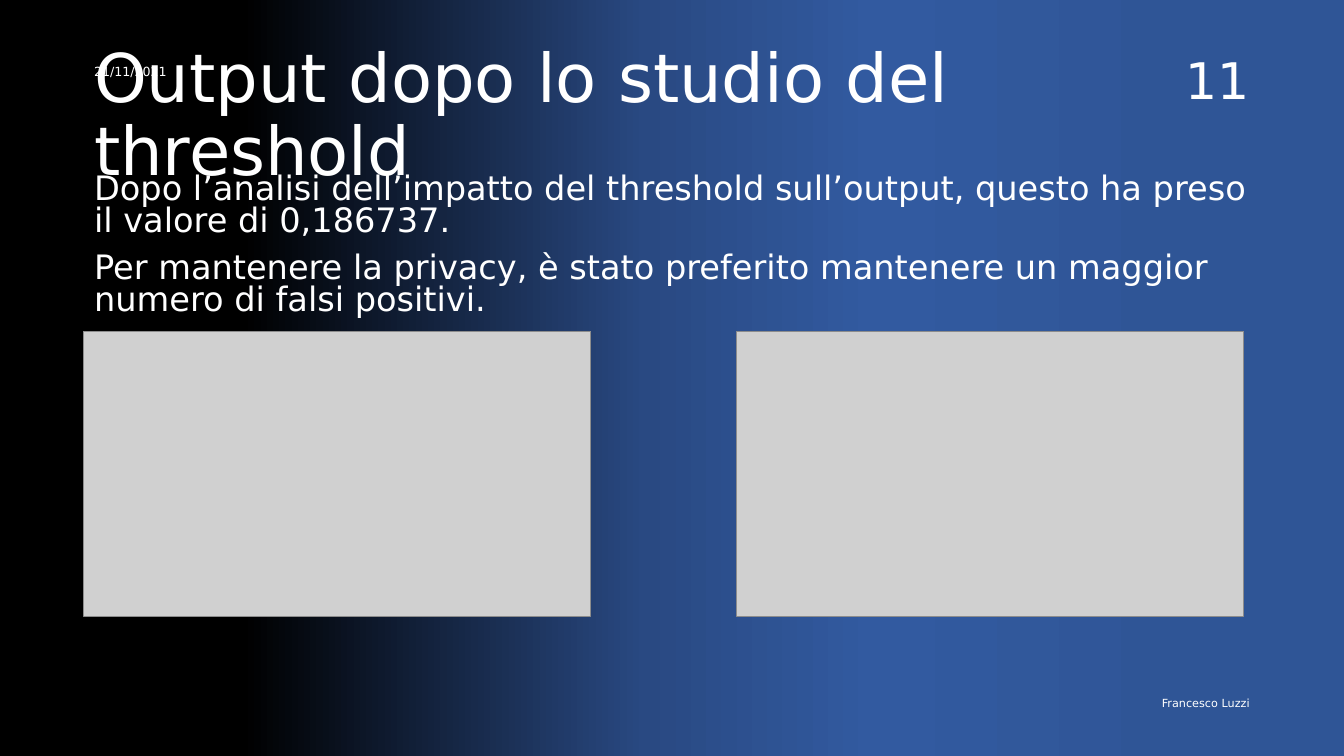
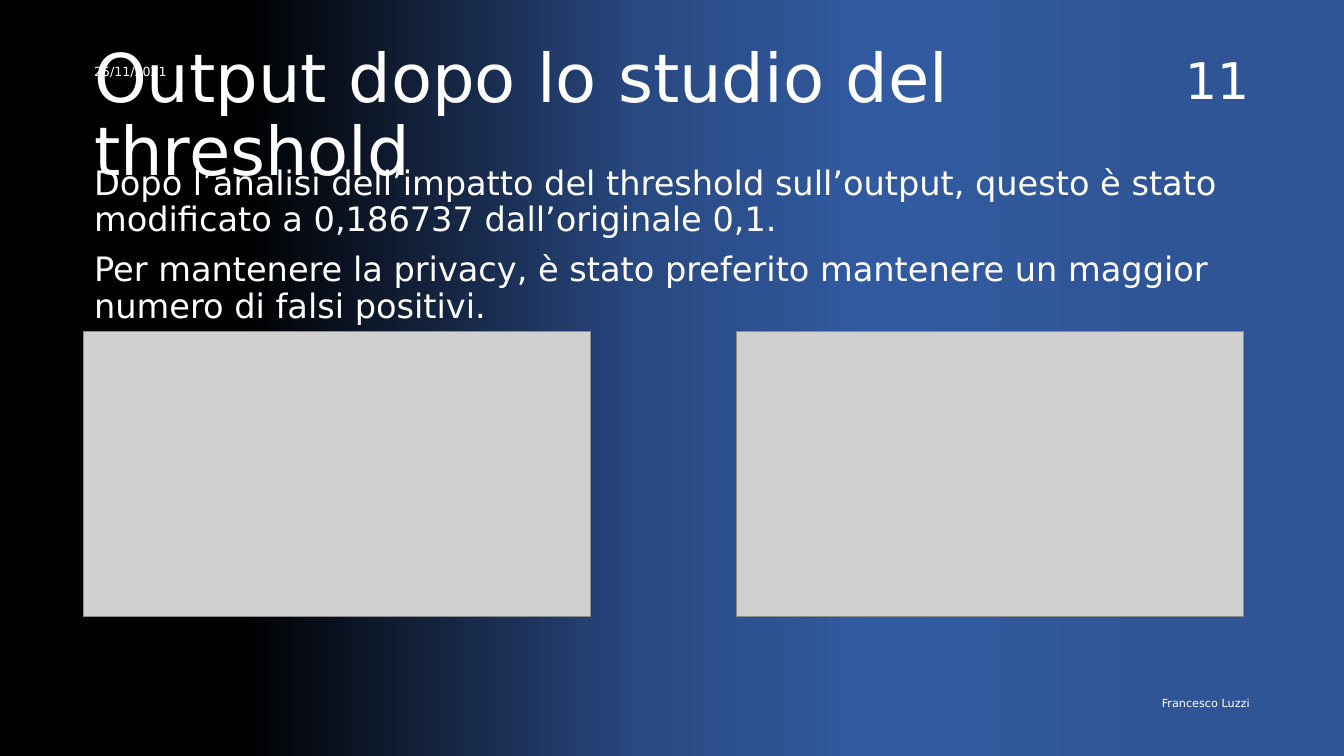
Before and after one commit to FrancescoLuzzi/Tesi, a slide deck: slide 11 of Presentazione.pptx. Drawn at 1344x756 pixels with LibreOffice and Linux fonts; fonts in the diff are those of the drawing; grey boxes stand for pictures. Boxes give left, top, right and bottom in pixels: in the first picture for what was removed or moved away, otherwise in the second. Text is boxed around its words. In the diff, an @@ line names an element or a change of style, - is before the commit and + after.

```diff
--- a/Presentazione.pptx
+++ b/Presentazione.pptx
@@ text at [94, 66, 167, 80]: text changed @@
-21/11/2021
+25/11/2021
@@ subtitle at [94, 167, 1217, 238]: text changed @@
-Dopo l’analisi dell’impatto del threshold sull’output, questo ha preso il valore di 0,186737.
+Dopo l’analisi dell’impatto del threshold sull’output, questo è stato modificato a 0,186737 dall’originale 0,1.
@@ subtitle at [94, 254, 1208, 325]: line spacing 0.8 to 0.9 @@
```
Also in this commit, not shown: 12 other slides changed.
